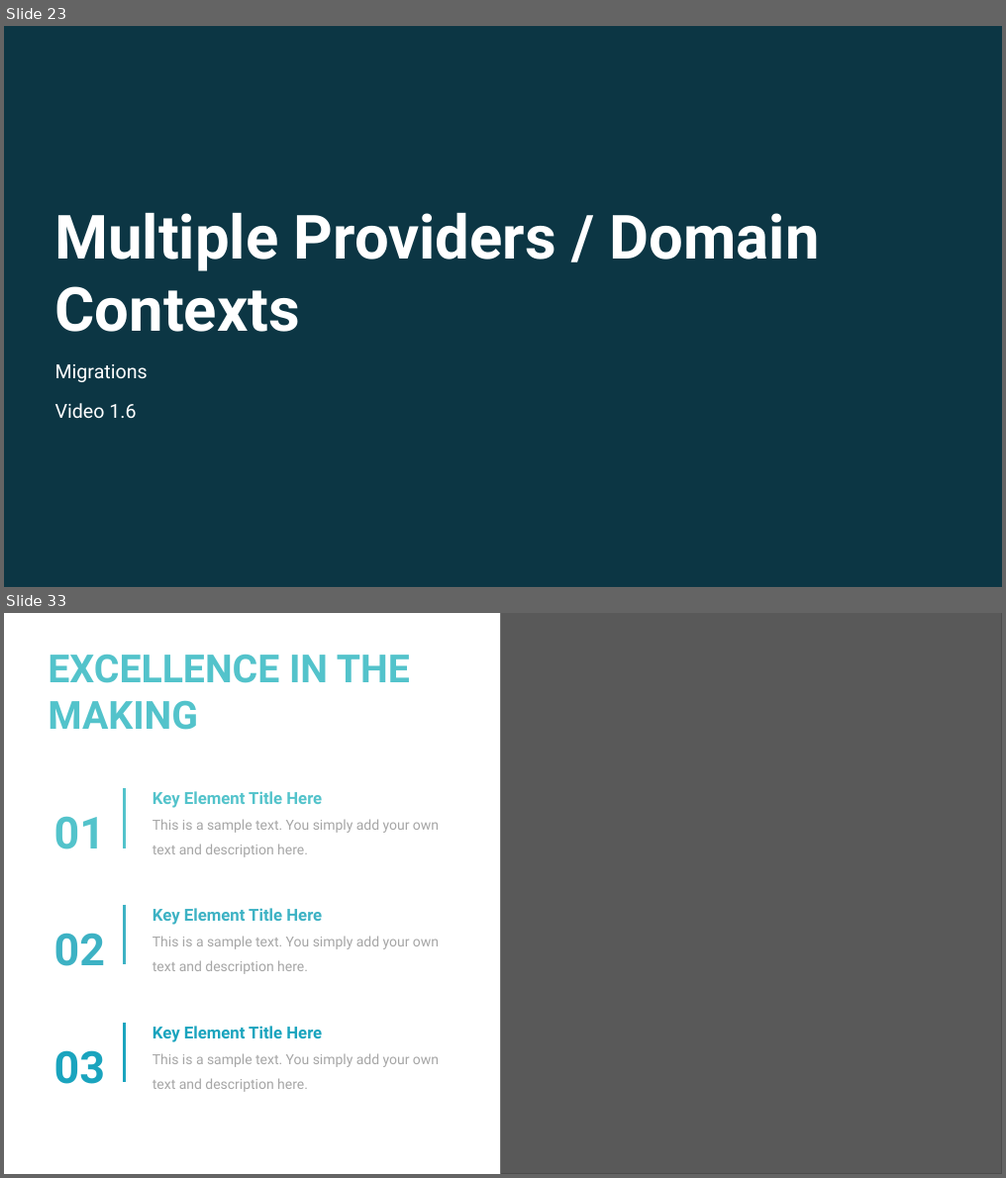
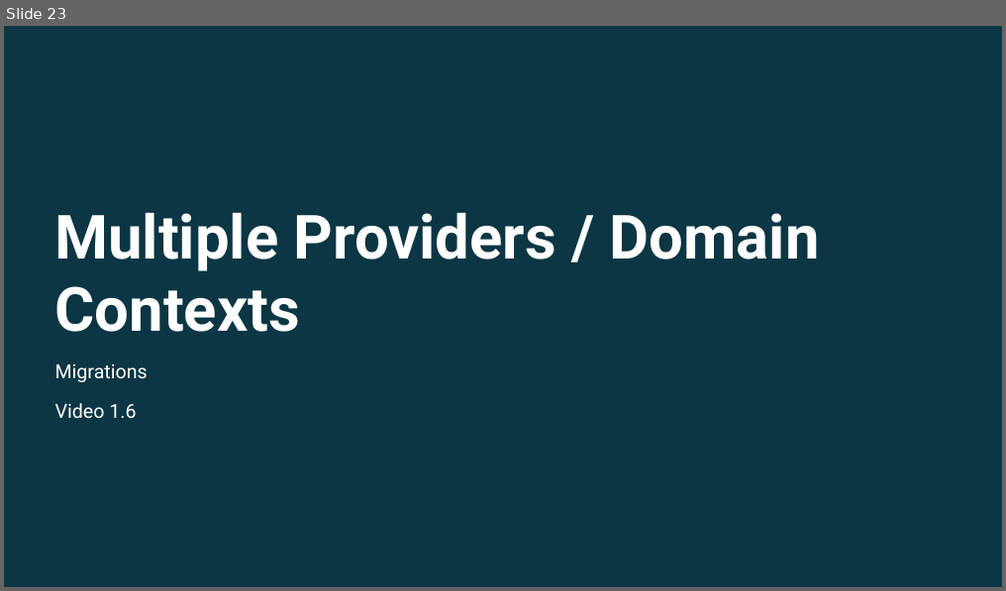
Before and after one commit to ec-council-learning/Entity-Fundamentals-Using-.NET-6, a slide deck: Sections/Section 1/Entity Fundamentals Using .NET 6_Section 1.pptx. Shown one above the other, each under a label of ours: slides 23 and 33 before the commit, slide 23 after it; the slides between them are not shown. The pictures are 1006x1178 and 1006x591 pixels, drawn with LibreOffice and Linux fonts; fonts in the diff are those of the drawing; grey boxes stand for pictures; background and template pictures are left out; a plain dark background stands for a picture behind light text. Boxes give left, top, right and bottom in pixels: in the first picture for what was removed or moved away, otherwise in the second. Text is boxed around its words. In the diff, an @@ line names an element or a change of style, - is before the commit and + after.

```diff
--- a/Sections/Section 1/Entity Fundamentals Using .NET 6_Section 1.pptx
+++ b/Sections/Section 1/Entity Fundamentals Using .NET 6_Section 1.pptx
@@ slide 33 removed at (x1=4, y1=613, x2=1002, y2=1174), background #FFFFFF @@
@@ picture removed at (x1=501, y1=613, x2=1002, y2=1173) @@
@@ rectangle removed at (x1=501, y1=613, x2=1002, y2=1173) @@
@@ text removed at (x1=48, y1=654, x2=410, y2=730) @@
-EXCELLENCE IN THE
-MAKING
@@ line removed from (125, 788) to (125, 849) @@
@@ text removed at (x1=54, y1=816, x2=105, y2=850) @@
-01
@@ text removed at (x1=152, y1=791, x2=439, y2=858) @@
-Key Element Title Here
-This is a sample text. You simply add your own text and description here.
@@ line removed from (125, 904) to (125, 964) @@
@@ text removed at (x1=152, y1=908, x2=439, y2=974) @@
-Key Element Title Here
-This is a sample text. You simply add your own text and description here.
@@ text removed at (x1=54, y1=933, x2=105, y2=966) @@
-02
@@ line removed from (125, 1022) to (125, 1082) @@
@@ text removed at (x1=152, y1=1026, x2=439, y2=1092) @@
-Key Element Title Here
-This is a sample text. You simply add your own text and description here.
@@ text removed at (x1=54, y1=1051, x2=105, y2=1084) @@
-03
```
Also in this commit, not shown: 1 slide changed, 1 slide added, 9 other slides removed, 44 other files.
